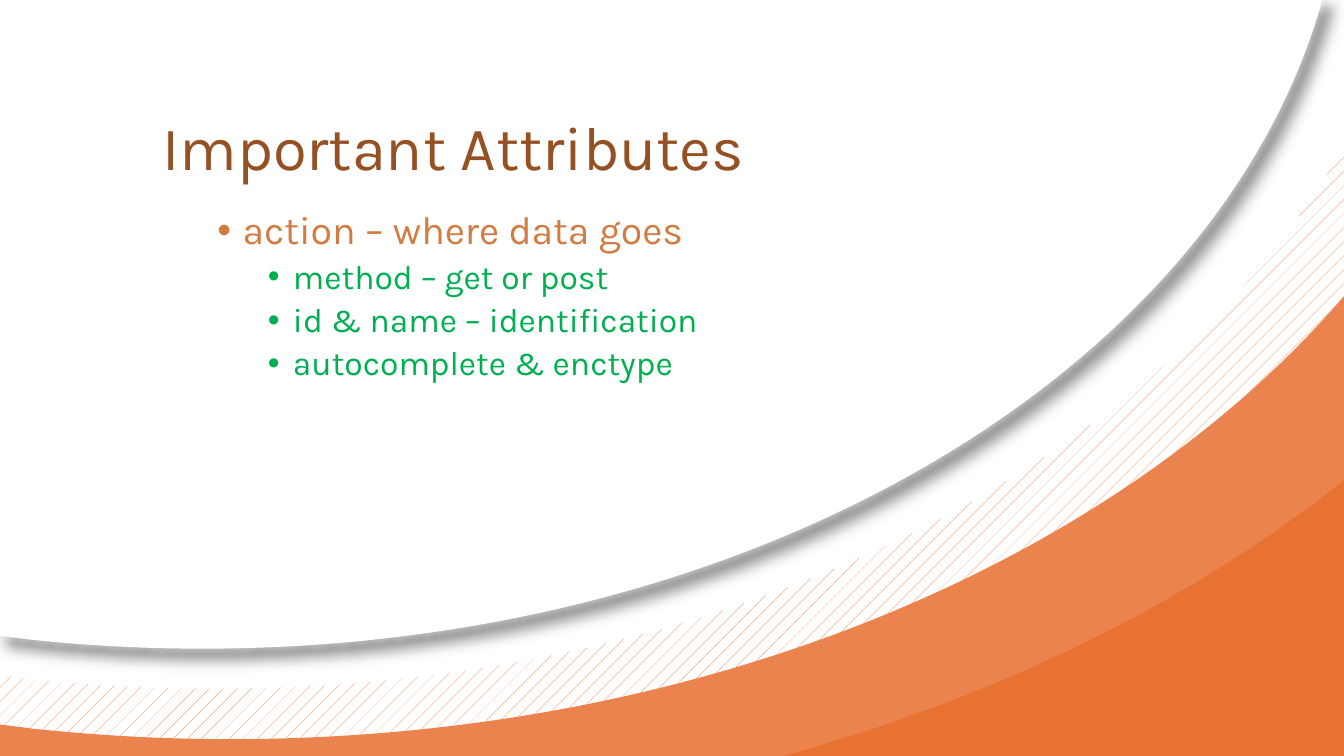
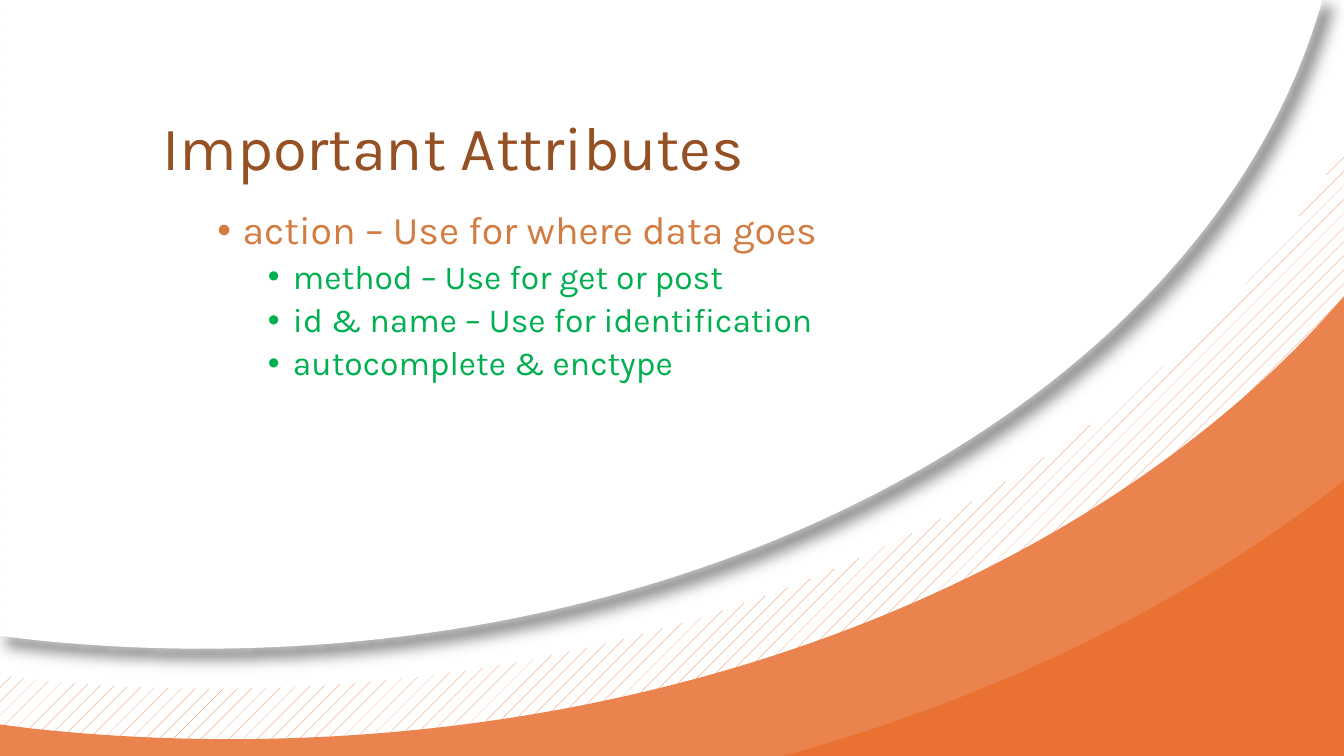
Before and after one commit to HarshKharecha/HTML_15NOV, a slide deck: slide 17 of Practice/Harsh S Kharecha PPT.pptx. Drawn at 1344x756 pixels with LibreOffice and Linux fonts; fonts in the diff are those of the drawing. Boxes give left, top, right and bottom in pixels: in the first picture for what was removed or moved away, otherwise in the second. Text is boxed around its words. In the diff, an @@ line names an element or a change of style, - is before the commit and + after.

Commit message:
02/01/2026

```diff
--- a/Practice/Harsh S Kharecha PPT.pptx
+++ b/Practice/Harsh S Kharecha PPT.pptx
@@ text at (x1=243, y1=217, x2=817, y2=333): text changed @@
-• action – where data goes
-  • method – get or post
-  • id & name – identification
+• action – Use for where data goes
+  • method – Use for get or post
+  • id & name – Use for identification
```
Also in this commit, not shown: 2 other slides changed.
